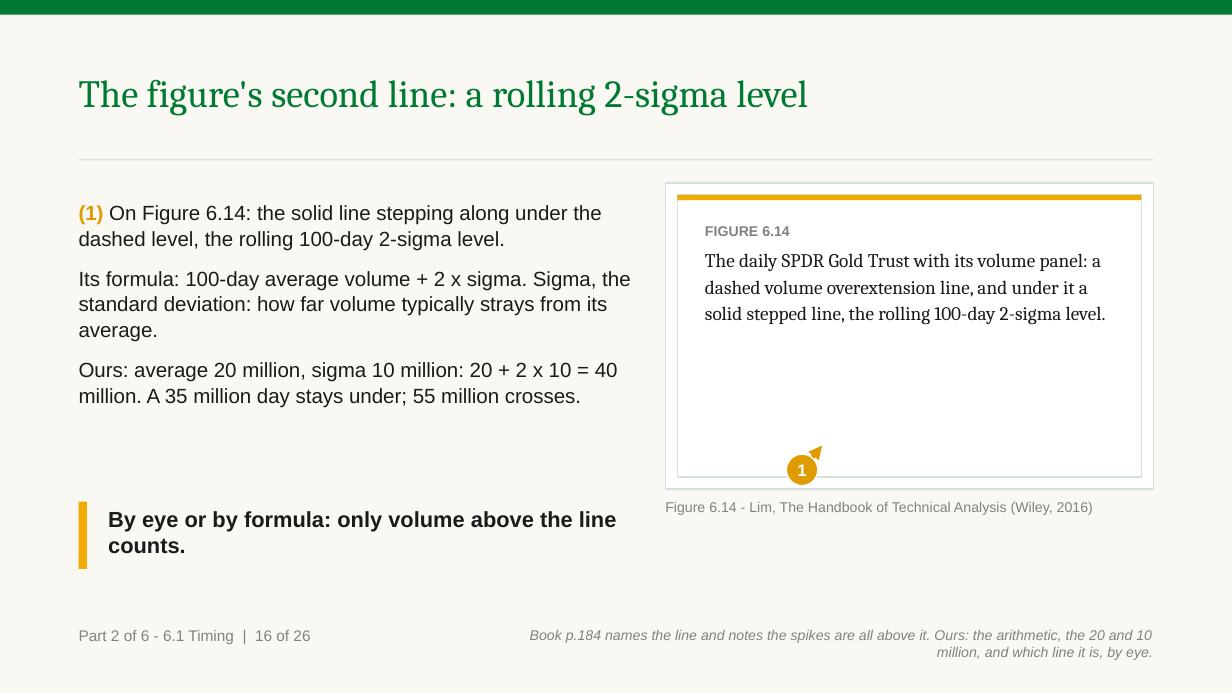
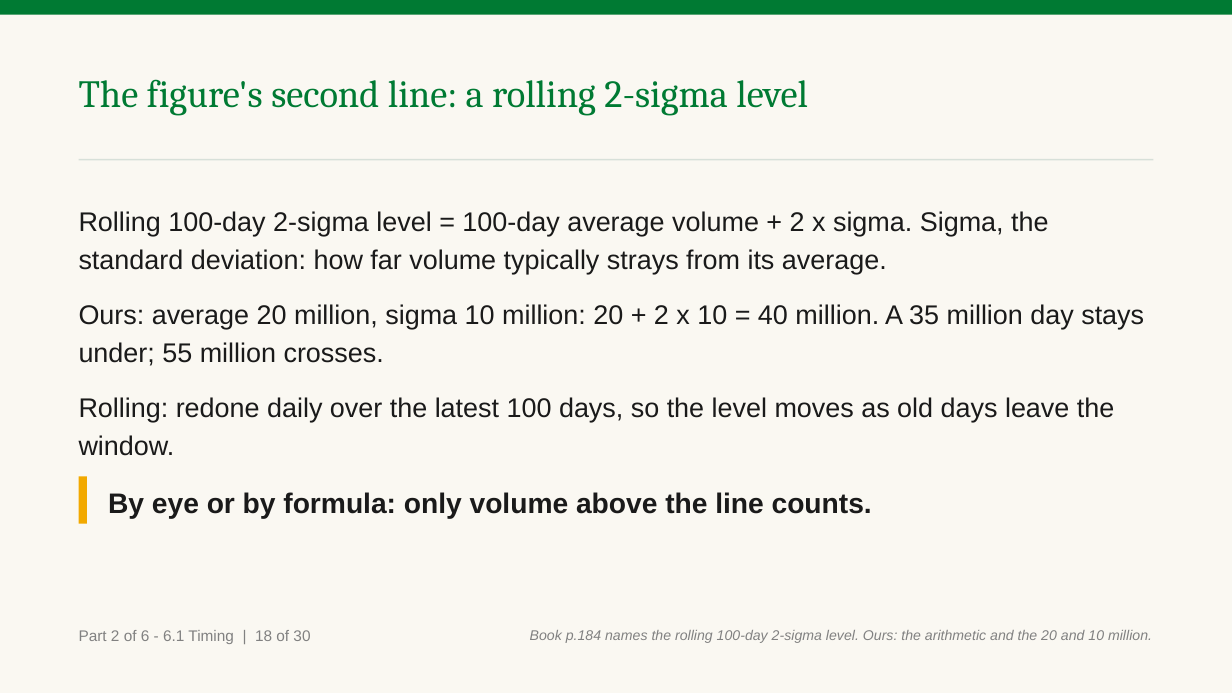
Before and after one commit to benjiesotelo-sudo/Telos_FIN1209, a slide deck: slide 58 of chapter-06/FIN1209-Chapter-06.pptx (slide 54 before the commit). Drawn at 1232x693 pixels with LibreOffice and Linux fonts; fonts in the diff are those of the drawing. Boxes give left, top, right and bottom in pixels: in the first picture for what was removed or moved away, otherwise in the second. Text is boxed around its words. In the diff, an @@ line names an element or a change of style, - is before the commit and + after.

```diff
--- a/chapter-06/FIN1209-Chapter-06.pptx
+++ b/chapter-06/FIN1209-Chapter-06.pptx
@@ rectangle removed at [665, 183, 1153, 489] @@
@@ rectangle removed at [677, 195, 1141, 477] @@
@@ rectangle removed at [677, 195, 1141, 201] @@
@@ text at [79, 211, 1048, 274]: text changed; size 16 to 21 pt @@
-(1) On Figure 6.14: the solid line stepping along under the dashed level, the rolling 100-day 2-sigma level.
-Its formula: 100-day average volume + 2 x sigma. Sigma, the standard deviation: how far volume typically strays from its average.
+Rolling 100-day 2-sigma level = 100-day average volume + 2 x sigma. Sigma, the standard deviation: how far volume typically strays from its average.
@@ text removed at [705, 226, 1106, 325] @@
-FIGURE 6.14
-The daily SPDR Gold Trust with its volume panel: a dashed volume overextension line, and under it a solid stepped line, the rolling 100-day 2-sigma level.
@@ text at [79, 304, 1144, 366]: size 16 to 21 pt in "Ours: average 20 million, sigma 10 million: ..."; line spacing 1.05 to 1.18; more space between paragraphs @@
@@ text at [79, 397, 1114, 456]: paragraph added @@
+Rolling: redone daily over the latest 100 days, so the level moves as old days leave the window.
@@ arrow removed from (802, 470) to (823, 445) @@
@@ rectangle: place and size @@
-rectangle at [79, 502, 87, 569]
+rectangle at [79, 476, 87, 523]
@@ ellipse removed at [787, 455, 818, 486] @@
-1
@@ text "By eye or by formula: ...": place and size @@
-text "By eye or by formula: ..." at [108, 511, 617, 554]
+text "By eye or by formula: ..." at [108, 492, 872, 519]
@@ text "By eye or by formula: ..." at [108, 492, 872, 519]: size 17 to 22 pt; line spacing 1 to 1.15 @@
@@ text removed at [665, 502, 1093, 515] @@
-Figure 6.14 - Lim, The Handbook of Technical Analysis (Wiley, 2016)
@@ text at [79, 630, 310, 644]: text changed @@
-Part 2 of 6 - 6.1 Timing | 16 of 26
+Part 2 of 6 - 6.1 Timing | 18 of 30
@@ text at [530, 630, 1152, 643]: text changed @@
-Book p.184 names the line and notes the spikes are all above it. Ours: the arithmetic, the 20 and 10 million, and which line it is, by eye.
+Book p.184 names the rolling 100-day 2-sigma level. Ours: the arithmetic and the 20 and 10 million.
```
Also in this commit, not shown: 52 other slides changed, 6 slides added, 2 other files.
